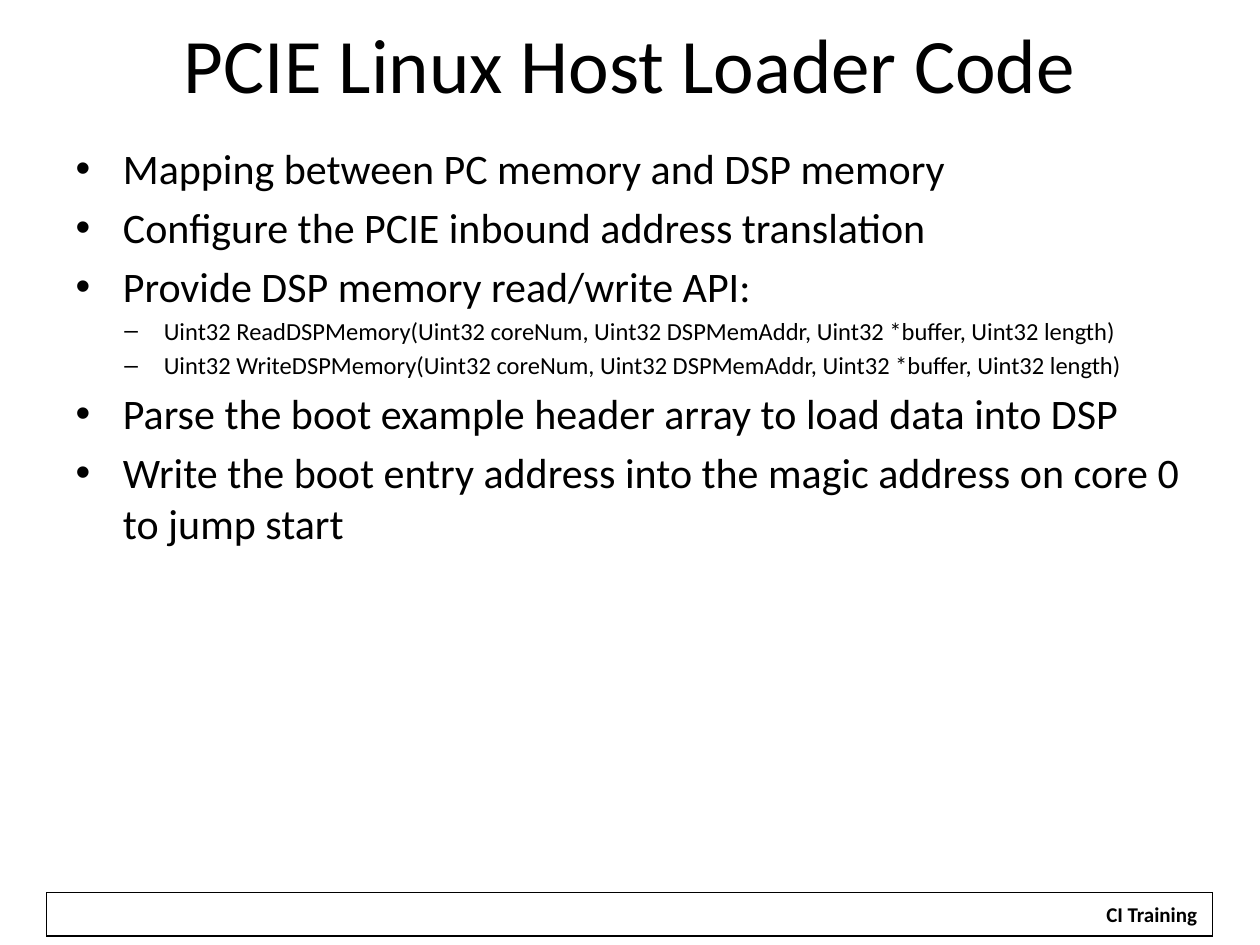
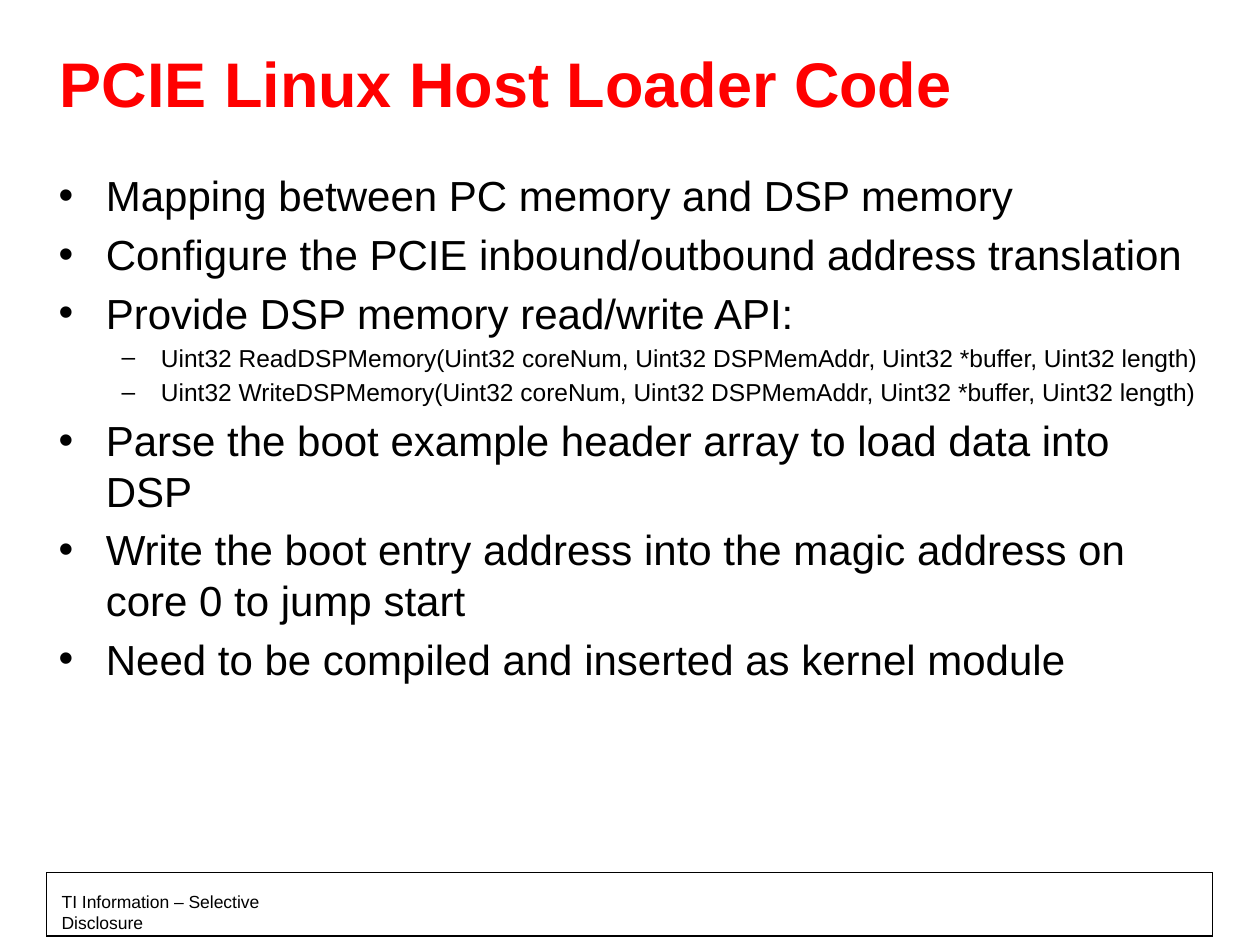
Before and after one commit to hari1989/keystone-workshop, a slide deck: slide 19 of slides/Keystone PCI Express.pptx (slide 5 before the commit). Drawn at 1260x945 pixels with LibreOffice and Linux fonts; fonts in the diff are those of the drawing; background and template pictures are left out. Boxes give left, top, right and bottom in pixels: in the first picture for what was removed or moved away, otherwise in the second. Text is boxed around its words. In the diff, an @@ line names an element or a change of style, - is before the commit and + after.

Commit message:
Updates for Eindhoven Training

```diff
--- a/slides/Keystone PCI Express.pptx
+++ b/slides/Keystone PCI Express.pptx
@@ title "PCIE Linux Host Loader Code": place and size @@
-title "PCIE Linux Host Loader Code" at [184,39,1074,94]
+title "PCIE Linux Host Loader Code" at [60,61,951,108]
@@ title "PCIE Linux Host Loader Code" at [60,61,951,108]: size 44 to 36 pt, font Calibri to Arial, text colour #000000 to #FF0000, bold on; alignment centre to left @@
@@ text "Mapping between PC memory and ...": place and size @@
-text "Mapping between PC memory and ..." at [123,154,1179,547]
+text "Mapping between PC memory and ..." at [106,180,1197,683]
@@ text at [106,180,1197,624]: font Calibri to Arial in "Mapping between PC memory and DSP memory", "Provide DSP memory read/write API:", "Uint32 ReadDSPMemory(Uint32 coreNum, Uint32 DSPMemAddr, Uint ...", "Uint32 WriteDSPMemory(Uint32 coreNum, Uint32 DSPMemAddr, Uin ..." and 2 more places; indent changed @@
@@ text at [106,239,1182,278]: text changed; font Calibri to Arial @@
-• Configure the PCIE inbound address translation
+• Configure the PCIE inbound/outbound address translation
@@ text at [106,644,1065,683]: paragraph added @@
+• Need to be compiled and inserted as kernel module
@@ rectangle: place and size @@
-rectangle at [47,892,1213,936]
+rectangle at [47,872,1213,936]
@@ text added at [62,895,260,929], 10 pt, text #000000 @@
+TI Information – Selective Disclosure
@@ rectangle removed at [1092,896,1211,934] @@
-CI Training
```
Also in this commit, not shown: 2 other slides changed, 19 slides added, 3 slides removed, 19 other files.
